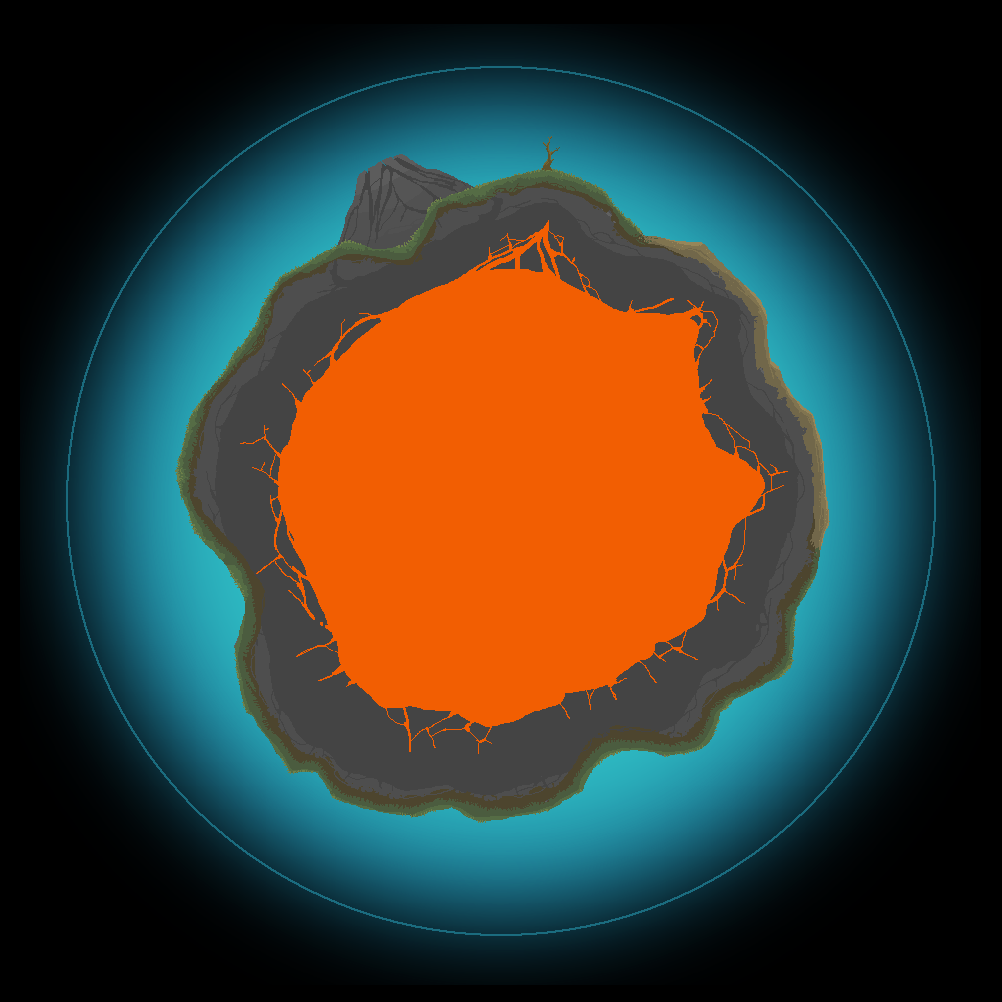
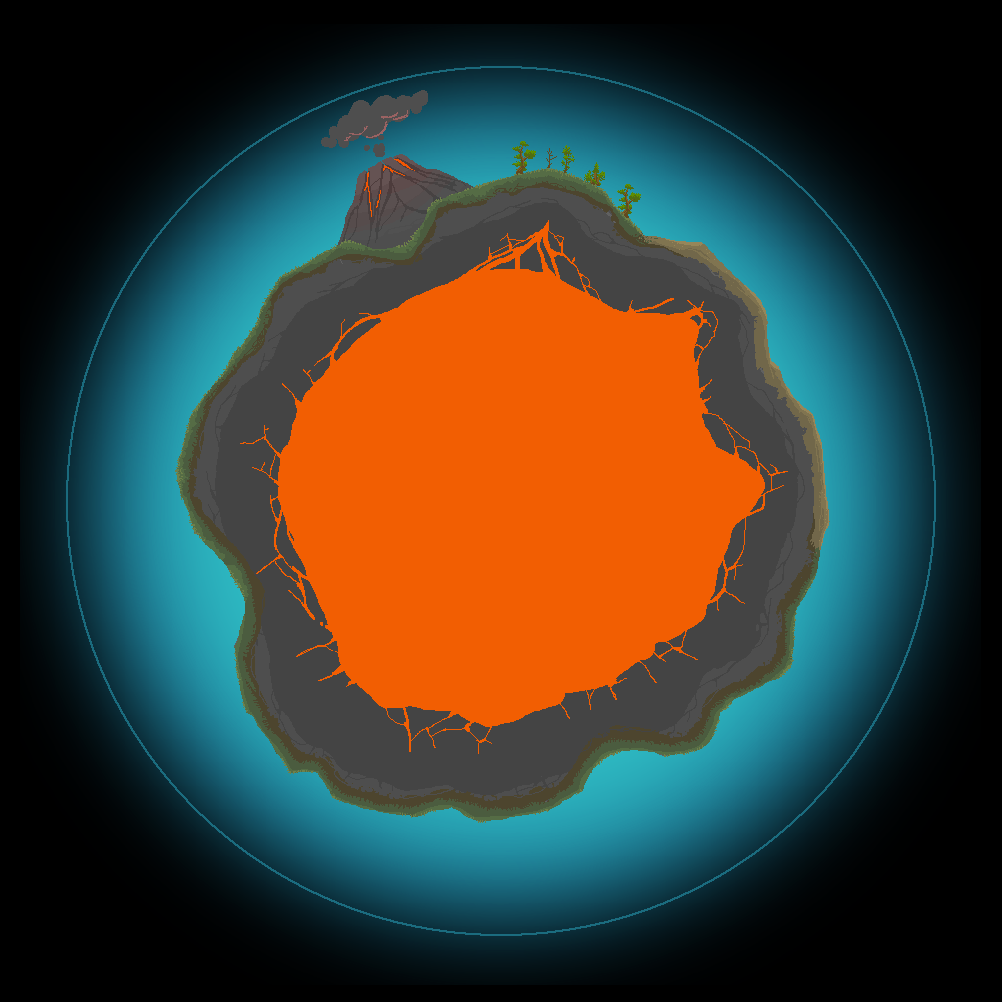
Two versions of the same layered image (1002x1002). Layer-by-layer changes:
added layer "Layer 24" in group "Rocks" over box(364, 135, 385, 157)
added layer "Layer 23 copy" in group "Rocks" over box(321, 90, 428, 148)
hid "Volcano" over box(329, 154, 503, 287)
moved "Vegetation" out of group "Lava" over box(512, 136, 641, 218)
added layer "Layer 22" in group "Tree01" over box(561, 145, 575, 173)
renamed "Leaves Step_01" to "Layer 21", showed it, painted on it over box(543, 136, 563, 171)
removed layer "Tree_01" from group "Tree01" over box(542, 136, 560, 171)
added layer "Layer 20" in group "Tree01" over box(584, 162, 605, 186)
added layer "Layer 18 copy" in group "Tree01" over box(617, 184, 641, 218)
added layer "Layer 18" in group "Tree01" over box(512, 141, 536, 175)
